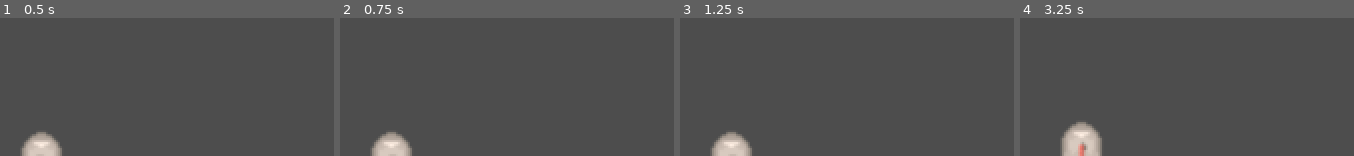
Above: before the commit, frames 1-4 (left to right).
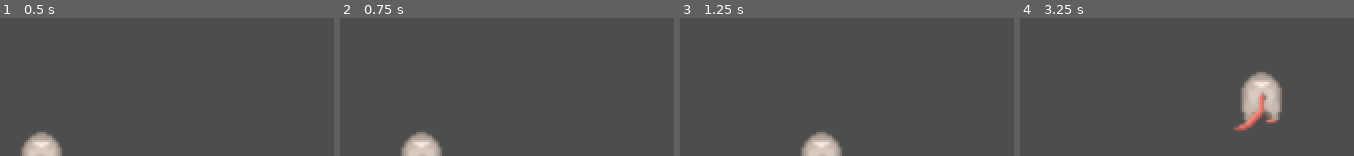
Above: after the commit, the same moments.

Repository: bollowatsch/armacaton
Game: Godot game, scene res://scenes/figures/mouse.tscn
Two runs of this game, one before a commit and one after it. Both use one fixed random seed, a clock stepped at 60 frames per second and the inputs below. This scene is started directly instead of the project's main scene.
Inputs (mouse positions are in pixels of both pictures, inside the frame that each line leads up to):
- Up to frame 1 (0.5 s): no input
- Up to frame 2 (0.75 s): tap Enter at 0.5 s; move the mouse to (outside the picture) at 0.52 s; hold Right (ui_right) from 0.53 s (still down); click (outside the picture) at 0.67 s
- Up to frame 3 (1.25 s): keep holding Right (ui_right)
- Up to frame 4 (3.25 s): tap Space at 1.25, 2.75 s; move the mouse to (outside the picture) at 1.27 s; release Right (ui_right) at 1.28 s; hold Down (ui_down) 1.28-2.03 s; tap Enter at 2 s; move the mouse to (outside the picture) at 2.02 s; hold Right (ui_right) 2.03-2.78 s; move the mouse to (outside the picture) at 2.77 s; hold Up (ui_up) from 2.78 s (still down); click (outside the picture) at 2.92 s

Frame 1 is identical in both runs. In frame 2, 3.0% of the frame differs, in the area x 9-31%, y 82-100%; in frame 3, 3.3%; in frame 4, 6.6%, in the area x 12-79%, y 39-100%.

Commit message:
continuous movement

Diff:
--- a/scripts/mouse.gd
+++ b/scripts/mouse.gd
@@ -3,11 +3,15 @@
 
 @onready var sprite: AnimatedSprite2D = $AnimatedSprite2D
 
-# Rastergröße: Spieler springt immer um genau 1 Tile
-const TILE_SIZE = 8
 var width: float
 var height: float
 var sprite_size: Vector2
+
+const MOVE_DELAY = 0.15
+var move_timer: float = 0.0
+var first_move: bool = true
+
+const TILE_SIZE = 16
 
 var can_move = true
 
@@ -22,6 +26,22 @@
 	sprite_size = frames.get_frame_texture("idle", 0).get_size()
 	respawn()
 
+func _process(delta: float) -> void:
+	var raw = get_input_vector()
+
+	if raw == Vector2.ZERO:
+		move_timer = 0.0
+		first_move = true
+		return
+
+	move_timer -= delta
+
+	if first_move or move_timer <= 0:
+		var direction = SwitchManager.get_mapped_direction(raw)
+		move(direction)
+		move_timer = MOVE_DELAY
+		first_move = false
+
 func play_walk(): #todo: needs to be triggered via events
 	if sprite.animation != "walk":
 		sprite.play("walk")
@@ -33,18 +53,6 @@
 func play_dead(): #todo: needs to be triggered via events
 	sprite.play("dead")
 
-func _unhandled_input(event):
-	if not can_move:
-		return
-
-	# SwitchManager gibt die "echte" Richtung zurück
-	# (nach Input-Remapping!)
-	print(event)
-	var input_vector = SwitchManager.input_event_to_vector2(event)
-	var direction = SwitchManager.get_mapped_direction(input_vector)
-
-	if direction != Vector2.ZERO:
-		move(direction)
 
 func move(dir: Vector2):
 	var target = position + dir * TILE_SIZE
@@ -73,3 +81,10 @@
 		width / 2,
 		height - sprite_size.y / 2
 	)
+
+func get_input_vector() -> Vector2:
+	if Input.is_action_pressed("ui_up"):    return Vector2.UP
+	if Input.is_action_pressed("ui_down"):  return Vector2.DOWN
+	if Input.is_action_pressed("ui_left"):  return Vector2.LEFT
+	if Input.is_action_pressed("ui_right"): return Vector2.RIGHT
+	return Vector2.ZERO
--- a/scripts/switch_manager.gd
+++ b/scripts/switch_manager.gd
@@ -36,11 +36,11 @@
 	# UI benachrichtigen
 	emit_signal("switch_triggered", current_mode)
 
-func input_event_to_vector2(event: InputEvent) -> Vector2:
-	if event.is_action_pressed("ui_up"):    return Vector2.UP
-	if event.is_action_pressed("ui_down"):  return Vector2.DOWN
-	if event.is_action_pressed("ui_left"):  return Vector2.LEFT
-	if event.is_action_pressed("ui_right"): return Vector2.RIGHT
+func get_input_vector() -> Vector2:
+	if Input.is_action_pressed("ui_up"):    return Vector2.UP
+	if Input.is_action_pressed("ui_down"):  return Vector2.DOWN
+	if Input.is_action_pressed("ui_left"):  return Vector2.LEFT
+	if Input.is_action_pressed("ui_right"): return Vector2.RIGHT
 	return Vector2.ZERO
 
 # Wird von mouse.gd aufgerufen
Not shown: 1 places in scenes/figures/cat.tscn that only renumber resources
